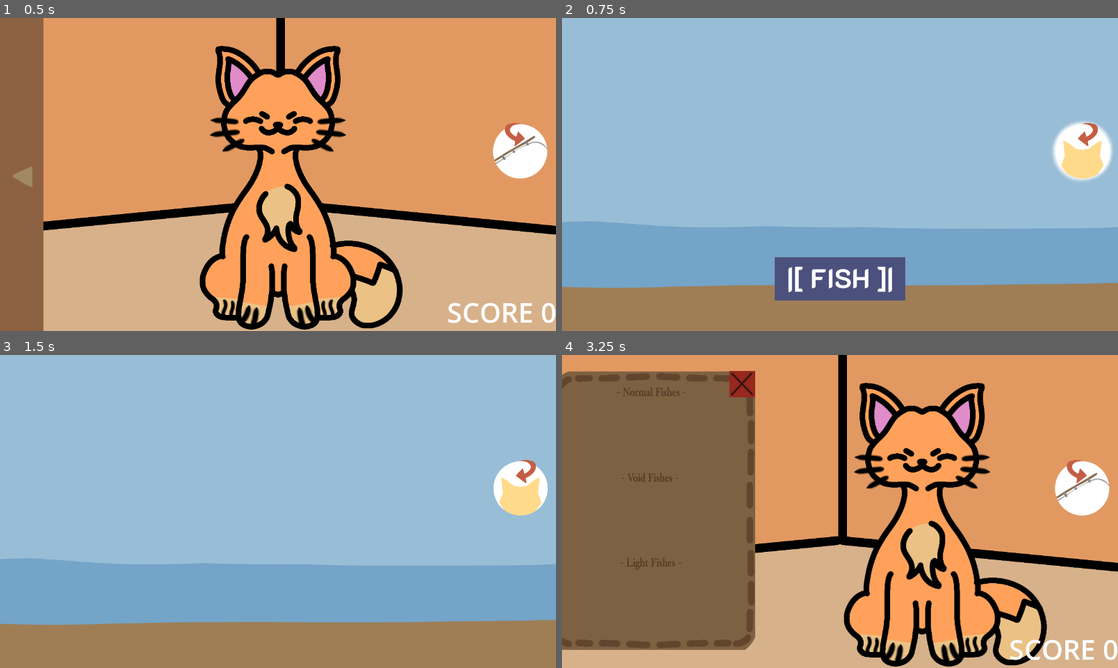
Above: before the commit, frames 1-4 (two rows, left to right).
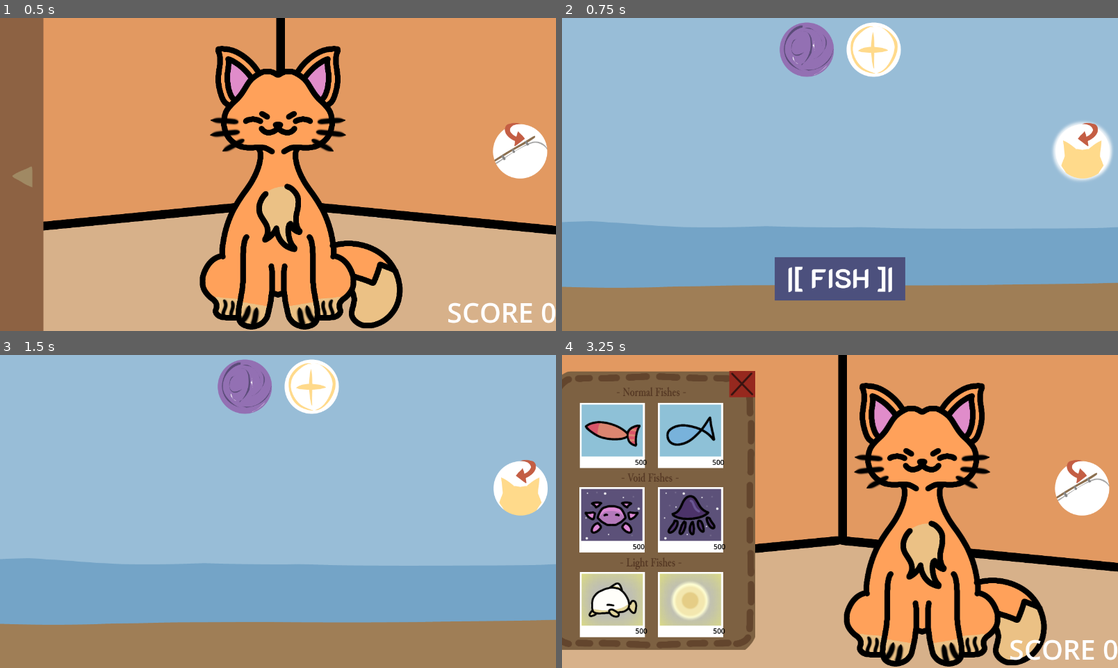
Above: after the commit, the same moments.

Repository: jhazmineaudrey/Reelin-Rifts
Game: Godot game, scene res://Scenes/MainMenu.tscn
Same seed, same stepped clock (60 frames per second), same inputs: the game is played once before the commit and once after it.
Inputs (mouse positions are in pixels of both pictures, inside the frame that each line leads up to):
- Up to frame 1 (0.5 s): no input
- Up to frame 2 (0.75 s): click (1084, 152) at 0.5 s
- Up to frame 3 (1.5 s): click (278, 614) at 1.25 s
- Up to frame 4 (3.25 s): click (1084, 489) at 2 s; click (584, 511) at 2.75 s

Frame 1 is identical in both runs. In frame 2, 2.7% of the frame differs, in the area x 39-61%, y 1-19%; in frame 3, 2.7%; in frame 4, 15%, in the area x 3-30%, y 15-91%.

Commit message:
feat: add void fishing mechanic

Diff:
--- /dev/null
+++ b/Scenes/void_fish_cursor.tscn
@@ -0,0 +1,24 @@
+[gd_scene format=3 uid="uid://caxwv7duyictk"]
+
+[ext_resource type="Texture2D" uid="uid://bnt1h5cpknmu4" path="res://Assets/FishBarCursor.png" id="1_kwchg"]
+[ext_resource type="Script" uid="uid://c6d6cwbdmq0hy" path="res://Scripts/void_fish_cursor.gd" id="1_tt2ud"]
+
+[sub_resource type="CapsuleShape2D" id="CapsuleShape2D_tt2ud"]
+radius = 2.9999998
+height = 56.0
+
+[node name="VoidFishCursor" type="Area2D" unique_id=402402876]
+rotation = 1.5707964
+script = ExtResource("1_tt2ud")
+
+[node name="CollisionShape2D" type="CollisionShape2D" parent="." unique_id=932817631]
+position = Vector2(0.515, 0)
+shape = SubResource("CapsuleShape2D_tt2ud")
+
+[node name="Sprite2D" type="Sprite2D" parent="." unique_id=1144183544]
+texture = ExtResource("1_kwchg")
+region_enabled = true
+region_rect = Rect2(236, 0, 27, 60)
+
+[connection signal="area_entered" from="." to="." method="_on_area_entered"]
+[connection signal="area_exited" from="." to="." method="_on_area_exited"]
--- /dev/null
+++ b/Scenes/void_fish_succeed.tscn
@@ -0,0 +1,28 @@
+[gd_scene format=3 uid="uid://ch4q26xmr4fig"]
+
+[ext_resource type="Script" uid="uid://df10urdswj2" path="res://Scripts/void_fish_succeed.gd" id="1_e5c0c"]
+
+[sub_resource type="RectangleShape2D" id="RectangleShape2D_fhwhn"]
+resource_local_to_scene = true
+size = Vector2(60.05, 20)
+
+[node name="VoidFishSucceed" type="Area2D" unique_id=1080145000]
+script = ExtResource("1_e5c0c")
+
+[node name="ColorRect" type="ColorRect" parent="." unique_id=771823797]
+anchors_preset = 8
+anchor_left = 0.5
+anchor_top = 0.5
+anchor_right = 0.5
+anchor_bottom = 0.5
+offset_left = -30.0
+offset_top = -19.9075
+offset_right = 30.0
+offset_bottom = 19.907495
+grow_horizontal = 2
+grow_vertical = 2
+color = Color(0.19215687, 0.96862745, 0.38431373, 1)
+
+[node name="CollisionShape2D" type="CollisionShape2D" parent="." unique_id=131855631]
+position = Vector2(0, 10)
+shape = SubResource("RectangleShape2D_fhwhn")
--- a/Scenes/void_fishing_bar.tscn
+++ b/Scenes/void_fishing_bar.tscn
@@ -1,3 +1,22 @@
 [gd_scene format=3 uid="uid://eew0uv82yo6c"]
 
+[ext_resource type="Texture2D" uid="uid://c33imjydb68v5" path="res://Assets/VoidBar.png" id="1_l2eqj"]
+[ext_resource type="Script" uid="uid://dqw2imdf4m42n" path="res://Scripts/void_fishing_bar.gd" id="1_l4rxc"]
+
 [node name="VoidFishingBar" type="Node2D" unique_id=1062415751]
+script = ExtResource("1_l4rxc")
+
+[node name="Bar1" type="Sprite2D" parent="." unique_id=1088905949]
+position = Vector2(-100, 0)
+texture = ExtResource("1_l2eqj")
+region_enabled = true
+region_rect = Rect2(0, 0, 60, 250)
+
+[node name="Bar2" type="Sprite2D" parent="." unique_id=998294298]
+texture = ExtResource("1_l2eqj")
+
+[node name="Bar3" type="Sprite2D" parent="." unique_id=1864325301]
+position = Vector2(100, 0)
+texture = ExtResource("1_l2eqj")
+
+[node name="VoidSuccessHitmarks" type="Node2D" parent="." unique_id=1273607930]
--- a/Scripts/fishbar_cursor.gd
+++ b/Scripts/fishbar_cursor.gd
@@ -22,16 +22,8 @@
 			self.get_parent().correct_hits += 1
 			self.get_parent().reset_hits()
 		else:
-			match GlobalScene.current_scene:
-				"Normal":
-					get_parent().get_parent().normal_fish_button.disabled = false
-					get_parent().get_parent().normal_fish_button.visible = true
-				"Void":
-					get_parent().get_parent().void_fish_button.disabled = false
-					get_parent().get_parent().void_fish_button.visible = true
-				"Light":
-					get_parent().get_parent().light_fish_button.disabled = false
-					get_parent().get_parent().light_fish_button.visible = true
+			get_parent().get_parent().normal_fish_button.disabled = false
+			get_parent().get_parent().normal_fish_button.visible = true
 			self.get_parent().queue_free()
 
 func _on_area_entered(area: Area2D) -> void:
--- a/Scripts/fishing_scene.gd
+++ b/Scripts/fishing_scene.gd
@@ -3,6 +3,7 @@
 var MAIN_MENU = load("uid://cmaar5fm0qybv")
 const FISHING_BAR = preload("uid://bgmymqbxyu420")
 const LIGHT_DIMENSION_FISHING_BAR = preload("uid://dcvm868nm8fji")
+const VOID_FISHING_BAR = preload("uid://eew0uv82yo6c")
 
 # Buttons
 @onready var scene_buttons_container: HBoxContainer = $SceneButtonsContainer
@@ -110,17 +111,17 @@
 	match GlobalScene.current_scene:
 		"Normal":
 			var normal_fishes = ["Fish", "Salmon"]
-			var weights = PackedFloat32Array([70.0, 30.0])
+			var weights = PackedFloat32Array([60.0, 40.0])
 			var rng = RandomNumberGenerator.new().rand_weighted(weights)
 			picked = normal_fishes[rng]
 		"Void":
 			var void_fishes = ["VSquid", "Axolotl"]
-			var weights = PackedFloat32Array([80.0, 20.0])
+			var weights = PackedFloat32Array([70.0, 30.0])
 			var rng = RandomNumberGenerator.new().rand_weighted(weights)
 			picked = void_fishes[rng]
 		"Light":
 			var light_fishes = ["Pearl", "Whale"]
-			var weights = PackedFloat32Array([90.0, 10.0])
+			var weights = PackedFloat32Array([80.0, 20.0])
 			var rng = RandomNumberGenerator.new().rand_weighted(weights)
 			picked = light_fishes[rng]
 
@@ -192,9 +193,9 @@
 
 	await get_tree().create_timer(randf_range(4,6)).timeout
 
-	var fishbar = FISHING_BAR.instantiate()
-	add_child(fishbar)
-	fishbar.position = Vector2(389.185, 572.785)
+	var voidbar = VOID_FISHING_BAR.instantiate()
+	add_child(voidbar)
+	voidbar.position = Vector2(625.575, 526.62)
 
 func _on_light_fish_button_pressed() -> void:
 	light_fish_button.disabled = true
--- a/Scripts/global_vars.gd
+++ b/Scripts/global_vars.gd
@@ -1,26 +1,25 @@
 extends Node
 
-var fish_unlock : bool = false
-var salmon_unlock : bool = false
-var vsquid_unlock : bool = false
-var axolotl_unlock : bool = false
-var whale_unlock : bool = false
-var pearl_unlock : bool = false
+var fish_unlock : bool = true
+var salmon_unlock : bool = true
+var vsquid_unlock : bool = true
+var axolotl_unlock : bool = true
+var whale_unlock : bool = true
+var pearl_unlock : bool = true
 
 var void_unlock : bool = false
 var light_unlock : bool = false
 
 
-var fish_qty : int = 0
-var salmon_qty : int = 0
-var vsquid_qty : int = 0
-var axolotl_qty : int = 0
-var whale_qty : int = 0
-var pearl_qty : int = 0
+var fish_qty : int = 500
+var salmon_qty : int = 500
+var vsquid_qty : int = 500
+var axolotl_qty : int = 500
+var whale_qty : int = 500
+var pearl_qty : int = 500
 
 var possible_cat_wants = ["Fish", "Salmon"]
-var weights = [45.0, 25.0]
-var weighted = PackedFloat32Array(weights)
+var weights = [35.0, 25.0]
 var current_cat_want : String
 var cat_want = false
 
@@ -31,11 +30,15 @@
 func _ready() -> void:
 	time_til_next_thought.wait_time = randi_range(2, 5)
 	time_til_next_thought.start()
+	unlock_light()
+	unlock_void()
 
 func _on_tim_til_next_thought_timeout() -> void:
 	time_til_next_thought.wait_time = randi_range(2, 5)
-	var rng = RandomNumberGenerator.new().rand_weighted(weighted)
-	current_cat_want = possible_cat_wants[rng]
+	var rng = RandomNumberGenerator.new()
+	var weighted = PackedFloat32Array(weights)
+	var randomizer = rng.rand_weighted(weighted)
+	current_cat_want = possible_cat_wants[randomizer]
 	cat_want = true
 
 func thought_reset():
@@ -45,10 +48,10 @@
 
 func unlock_void():
 	possible_cat_wants.append_array(["VSquid", "Axolotl"])
-	weights.append_array([15.0, 10.0])
+	weights.append_array([20.0, 10.0])
 	void_unlock = true
 
 func unlock_light():
 	possible_cat_wants.append_array(["Pearl", "Whale"])
-	weights.append_array([4.0, 1.0])
+	weights.append_array([6.0, 4.0])
 	light_unlock = true
--- /dev/null
+++ b/Scripts/void_fish_cursor.gd
@@ -0,0 +1,61 @@
+extends Area2D
+
+var direction
+var speed = 1
+var hovering_over_hit = false
+
+func _ready() -> void:
+	var directions = ["Down", "Up"]
+	direction = directions.pick_random()
+	match get_parent().parent_picked:
+		"VSquid":
+			speed = 4
+		"Axolotl":
+			speed = 7
+
+func _process(_delta: float) -> void:
+	if self.position.y <= -105:
+		direction = "Down"
+	if self.position.y >= 105:
+		direction = "Up"
+
+	match direction:
+		"Up":
+			move_up()
+		"Down":
+			move_down()
+
+func _input(_event: InputEvent) -> void:
+	if Input.is_action_just_pressed("Fish"):
+		if hovering_over_hit:
+			self.get_parent().hits += 1
+			if self.get_parent().hits == 1:
+				self.get_parent().cursor2()
+			elif self.get_parent().hits == 2:
+				self.get_parent().cursor3()
+			elif self.get_parent().hits == 3:
+				get_parent().get_parent().show_fished()
+				get_parent().queue_free()
+
+			self.process_mode = Node.PROCESS_MODE_DISABLED
+		else:
+			get_parent().get_parent().void_fish_button.disabled = false
+			get_parent().get_parent().void_fish_button.visible = true
+			self.get_parent().queue_free()
+
+func move_down():
+	await get_tree().create_timer(0.05).timeout
+	self.position.y += 1 * speed
+
+func move_up():
+	await get_tree().create_timer(0.05).timeout
+	self.position.y -= 1 * speed
+
+
+func _on_area_entered(area: Area2D) -> void:
+	if area is VoidHit:
+		hovering_over_hit = true
+
+func _on_area_exited(area: Area2D) -> void:
+	if area is VoidHit:
+		hovering_over_hit = false
--- /dev/null
+++ b/Scripts/void_fish_succeed.gd
@@ -0,0 +1,21 @@
+extends Area2D
+class_name VoidHit
+@onready var color_rect: ColorRect = $ColorRect
+@onready var collision_shape_2d: CollisionShape2D = $CollisionShape2D
+
+func _ready() -> void:
+	var randintarray = [20, 30, 40, 50, 60]
+	var randint = randintarray.pick_random()
+	color_rect.size.y = randint
+	self.collision_shape_2d.shape.size.y = randint
+	match randint:
+		20:
+			collision_shape_2d.position.y = -10
+		30:
+			collision_shape_2d.position.y = -5
+		40:
+			collision_shape_2d.position.y = 0
+		50:
+			collision_shape_2d.position.y = 5
+		60:
+			collision_shape_2d.position.y = 10
--- /dev/null
+++ b/Scripts/void_fishing_bar.gd
@@ -0,0 +1,43 @@
+extends Node2D
+@onready var void_success_hitmarks: Node2D = $VoidSuccessHitmarks
+
+const VOID_FISH_SUCCEED = preload("uid://ch4q26xmr4fig")
+const VOID_FISH_CURSOR = preload("uid://caxwv7duyictk")
+
+@onready var bar_1: Sprite2D = $Bar1
+@onready var bar_2: Sprite2D = $Bar2
+@onready var bar_3: Sprite2D = $Bar3
+
+var amt = 0
+var hits = 0
+var parent_picked
+
+func _ready() -> void:
+	get_parent().fished()
+	parent_picked = get_parent().picked
+	while amt < 3:
+		var voidsucceed = VOID_FISH_SUCCEED.instantiate()
+		void_success_hitmarks.add_child(voidsucceed)
+		match amt:
+			0:
+				voidsucceed.position = Vector2(-100, -104)
+			1:
+				voidsucceed.position = Vector2(0, -104)
+			2:
+				voidsucceed.position = Vector2(100, -104)
+
+		amt += 1
+
+	var vfishcursor = VOID_FISH_CURSOR.instantiate()
+	add_child(vfishcursor)
+	vfishcursor.position = bar_1.position
+
+func cursor2():
+	var vfishcursor = VOID_FISH_CURSOR.instantiate()
+	add_child(vfishcursor)
+	vfishcursor.position = bar_2.position
+
+func cursor3():
+	var vfishcursor = VOID_FISH_CURSOR.instantiate()
+	add_child(vfishcursor)
+	vfishcursor.position = bar_3.position
Binary file added: Assets/VoidBar.png
Not shown, added: Assets/VoidBar.png.import
Not shown, added: Scripts/void_fish_cursor.gd.uid
Not shown, added: Scripts/void_fish_succeed.gd.uid
Not shown, added: Scripts/void_fishing_bar.gd.uid
